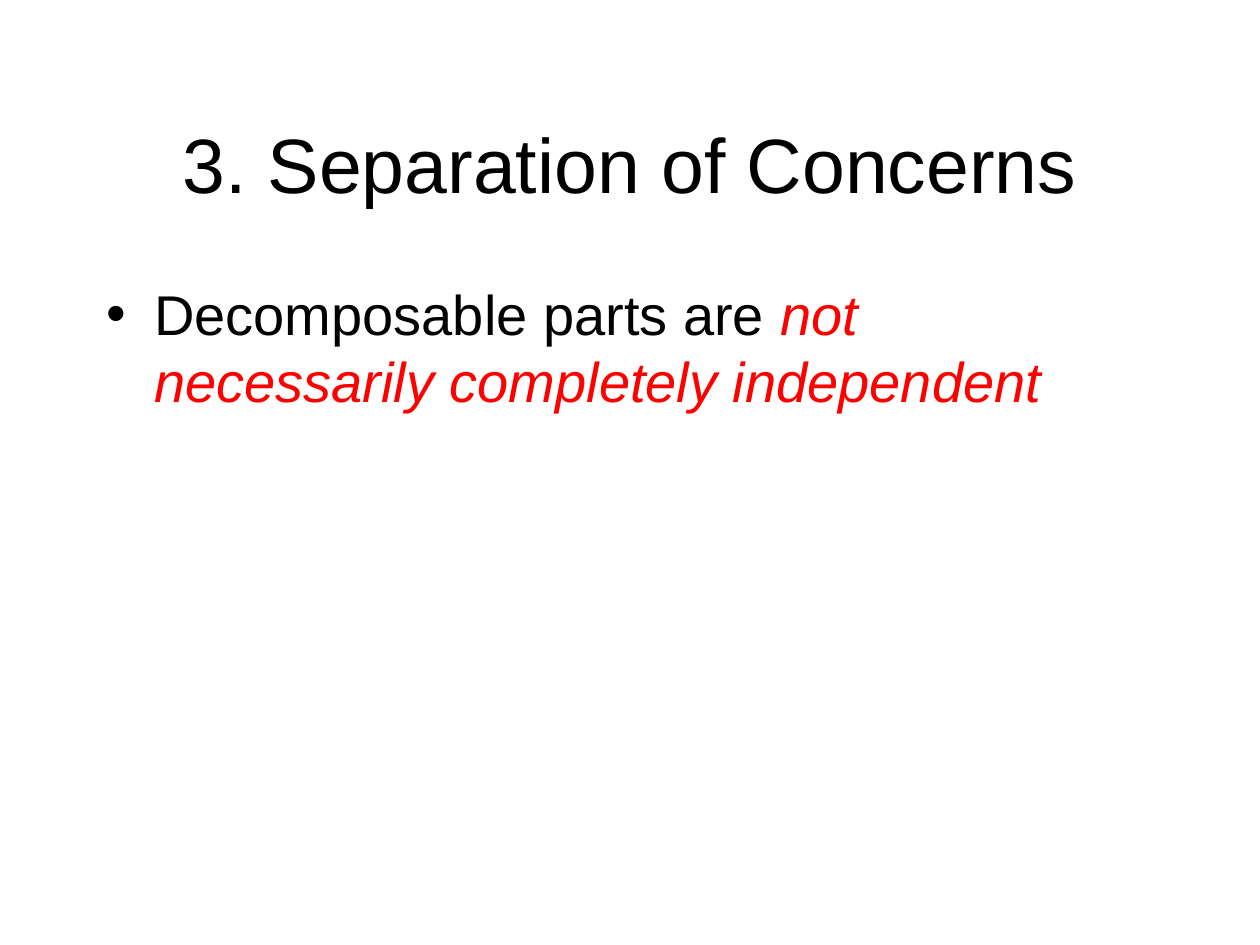
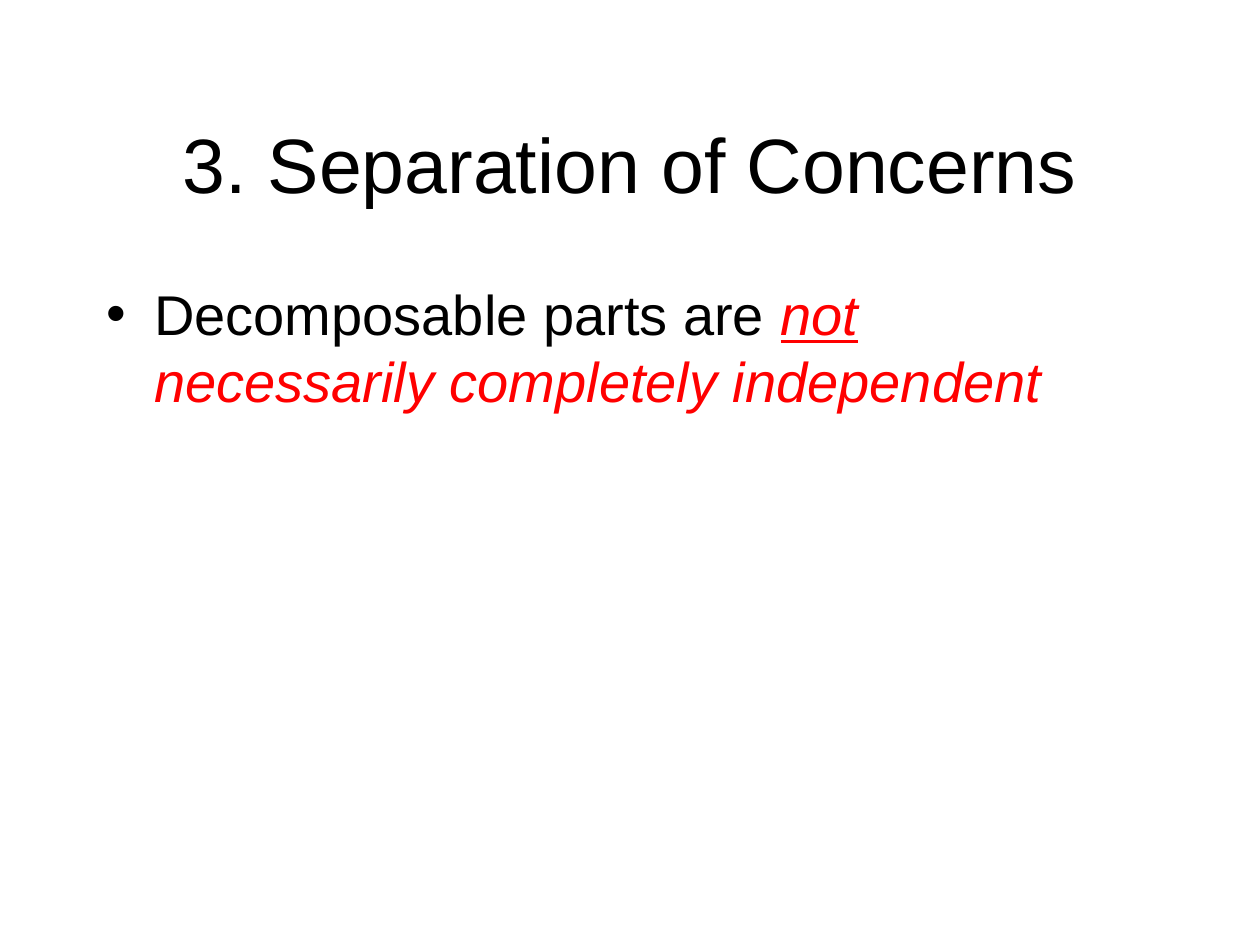
Before and after one commit to octaviordz/zjnu2017.github.io, a slide deck: slide 29 of OOAD/lectures/020--Complexity.ppt (slide 27 before the commit). Drawn at 1260x945 pixels with LibreOffice and Linux fonts; fonts in the diff are those of the drawing. Boxes give left, top, right and bottom in pixels: in the first picture for what was removed or moved away, otherwise in the second. Text is boxed around its words. In the diff, an @@ line names an element or a change of style, - is before the commit and + after.

```diff
--- a/OOAD/lectures/020--Complexity.ppt
+++ b/OOAD/lectures/020--Complexity.ppt
@@ text "Decomposable parts are not necessarily ..." at (x1=154, y1=294, x2=1041, y2=413): underline on in "not" @@
```
Also in this commit, not shown: 6 other slides changed, 4 slides added, 3 other files.
